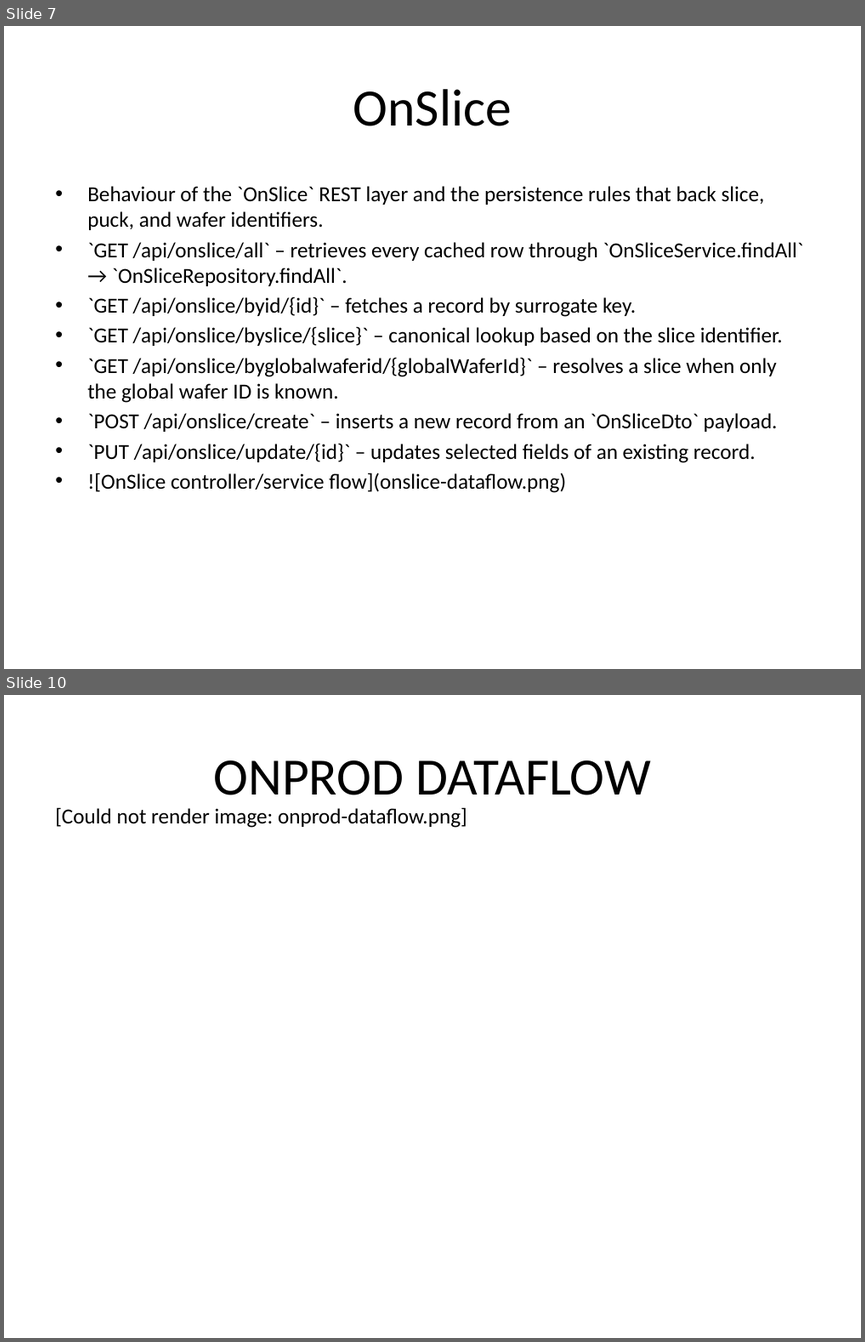
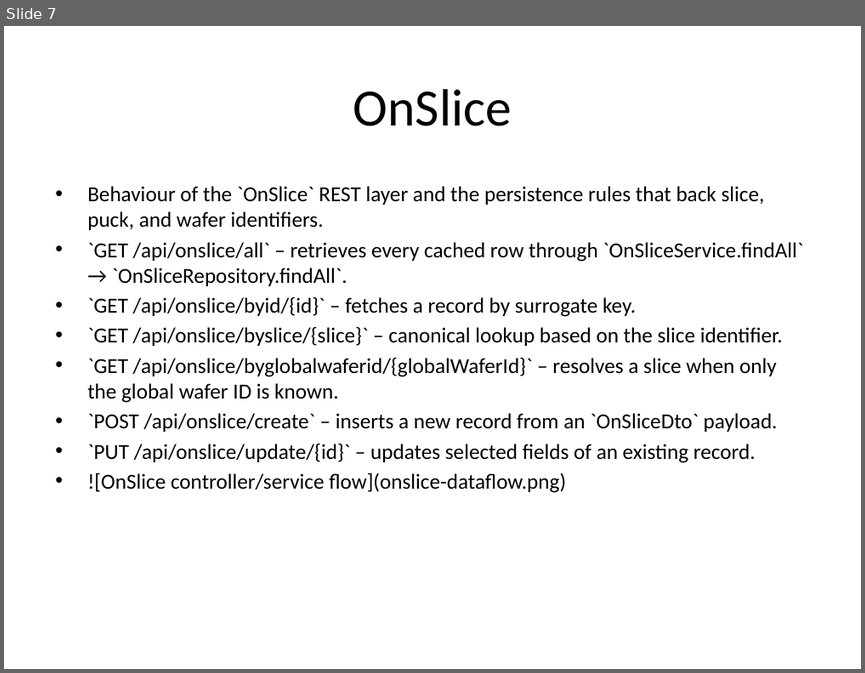
Before and after one commit to ejkorg/ert, a slide deck: docs/ERT_presentation_fullres_with_notes.pptx. Shown one above the other, each under a label of ours: slides 7 and 10 before the commit, slide 7 after it; the slides between them are not shown. The pictures are 865x1342 and 865x673 pixels, drawn with LibreOffice and Linux fonts; fonts in the diff are those of the drawing. Boxes give left, top, right and bottom in pixels: in the first picture for what was removed or moved away, otherwise in the second. Text is boxed around its words. In the diff, an @@ line names an element or a change of style, - is before the commit and + after.

```diff
--- a/docs/ERT_presentation_fullres_with_notes.pptx
+++ b/docs/ERT_presentation_fullres_with_notes.pptx
@@ slide 10 removed at <box>4,695,861,1338</box>, background #FFFFFF @@
@@ title removed at <box>214,760,650,795</box> @@
-ONPROD DATAFLOW
@@ text removed at <box>55,807,467,828</box> @@
-[Could not render image: onprod-dataflow.png]
```
Also in this commit, not shown: 8 slides added, 4 other slides removed, 52 other files.
